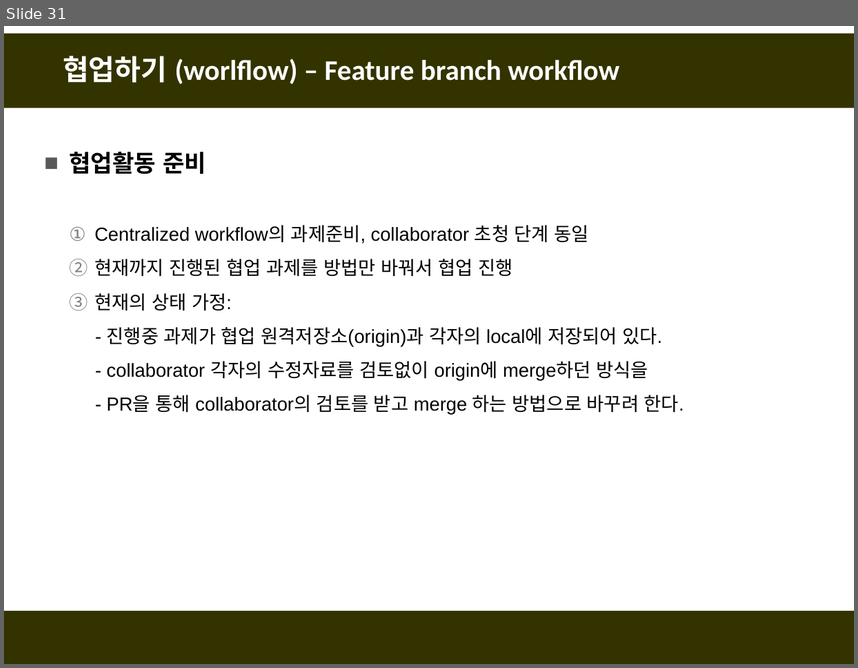
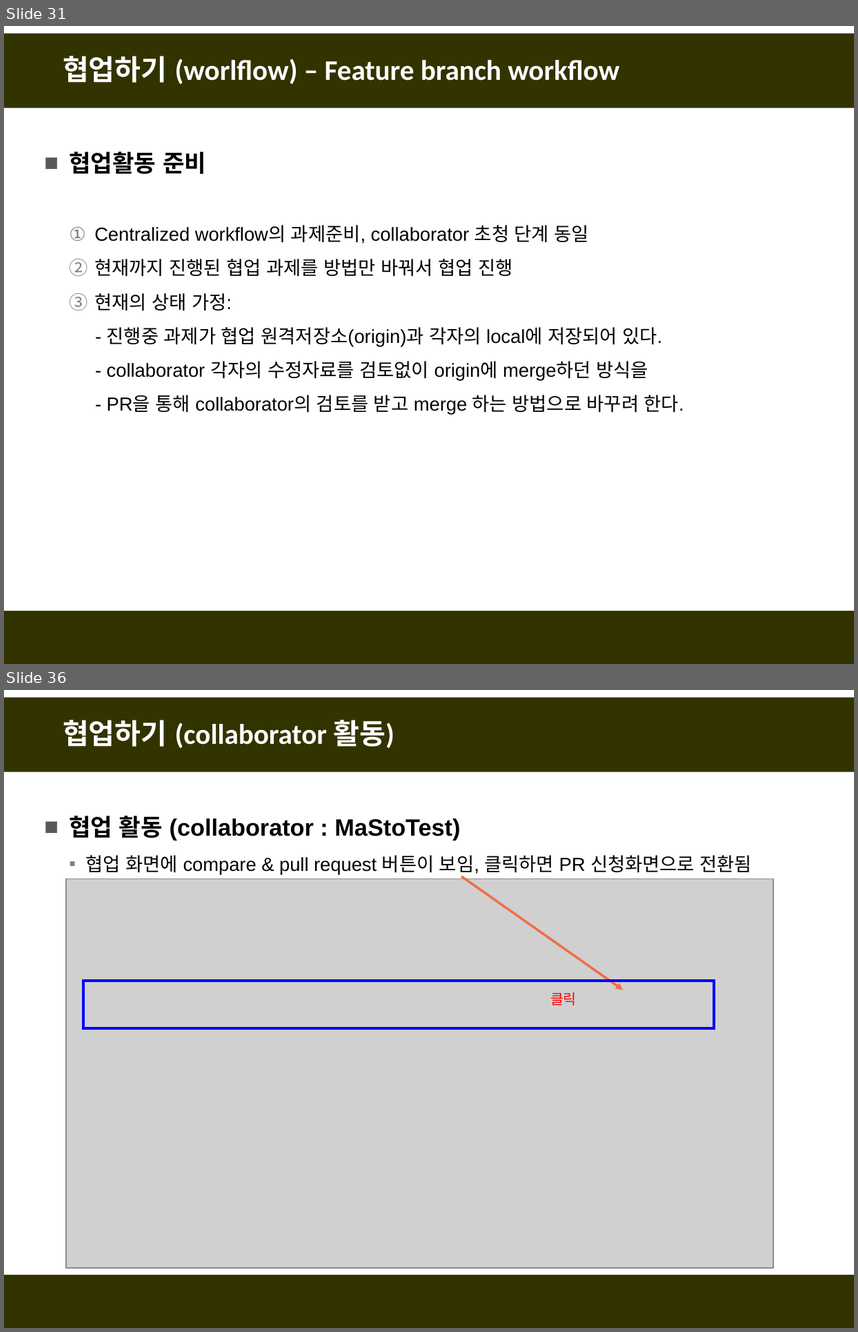
Before and after one commit to fasthill/github-lecture, a slide deck: git및github첫걸음4-협업하기.pptx. Shown one above the other, each under a label of ours: slide 31 before the commit, slides 31 and 36 after it; the slides between them are not shown. The pictures are 858x668 and 858x1332 pixels, drawn with LibreOffice and Linux fonts; fonts in the diff are those of the drawing; grey boxes stand for pictures. Boxes give left, top, right and bottom in pixels: in the first picture for what was removed or moved away, otherwise in the second. Text is boxed around its words. In the diff, an @@ line names an element or a change of style, - is before the commit and + after.

```diff
--- a/git및github첫걸음4-협업하기.pptx
+++ b/git및github첫걸음4-협업하기.pptx
@@ slide 36 added at <box>4,690,854,1328</box>, background #FFFFFF; not listed: 2 template elements that a slide beside it also shows @@
@@ title added at <box>63,720,394,748</box>, 24 pt, text #FFFFFF, bold @@
+협업하기 (collaborator 활동)
@@ text added at <box>69,816,751,876</box>, 16 pt, text #000000 @@
+■ 협업 활동 (collaborator : MaStoTest)
+  ▪ 협업 화면에 compare & pull request 버튼이 보임, 클릭하면 PR 신청화면으로 전환됨
@@ picture added at <box>66,879,773,1268</box> @@
@@ arrow added from (461, 876) to (623, 990), #EE6E4A 2 pt @@
@@ rectangle added at <box>84,980,714,1028</box>, outline #0000FF 2.25 pt @@
@@ text added at <box>550,992,577,1005</box>, 12 pt, text #FF0000 @@
+클릭
```
Also in this commit, not shown: 36 other slides added.
